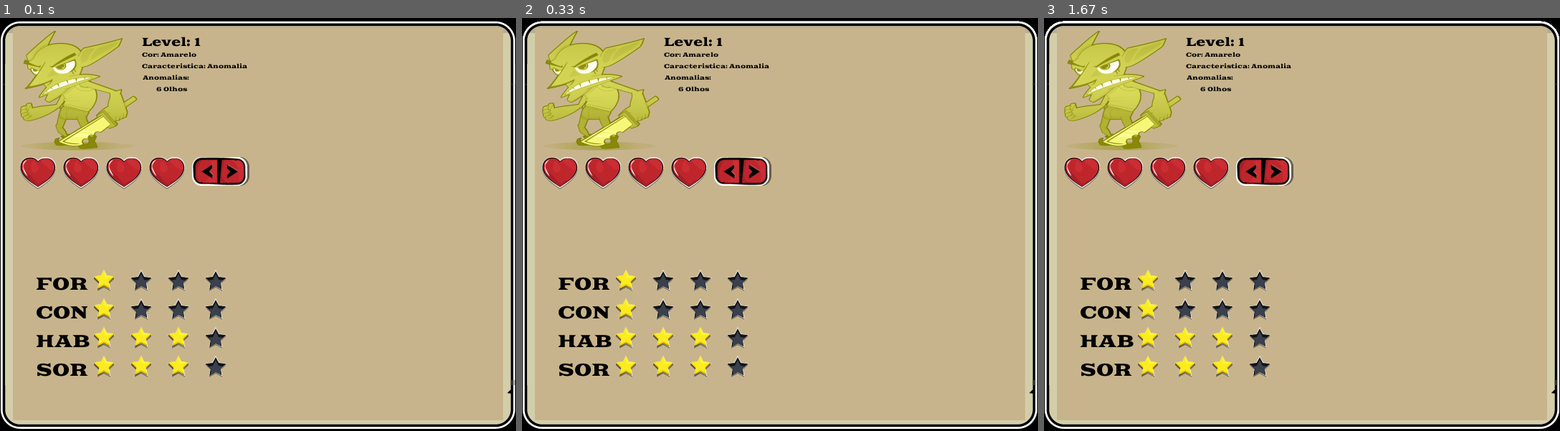
Above: before the commit, frames 1-3 (left to right).
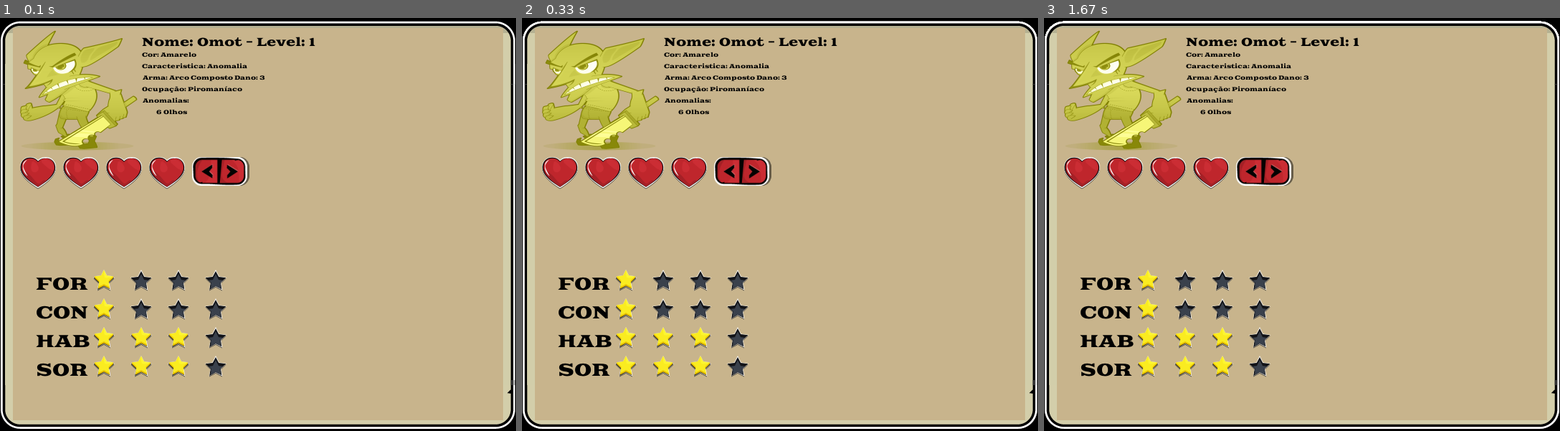
Above: after the commit, the same moments.

Repository: antomarsi/MalditosGoblinsPygame
Game: pygame game, started from main.py
The game is run twice, just before and just after one commit, with the same random seed, the same clock (stepped at 60 frames per second) and the same inputs.
Inputs:
- Up to frame 1 (0.1 s): no input
- Up to frame 2 (0.33 s): no input
- Up to frame 3 (1.67 s): no input

The runs differ from the first frame. In frame 1, 0.8% of the frame differs, in the area x 27-62%, y 4-24%; in frame 2, 0.8%; in frame 3, 0.8%.

Commit message:
Mais informacoes adicionadas a tela

Diff:
--- a/main.py
+++ b/main.py
@@ -147,16 +147,19 @@
         sprites.add(goblinsprite)
 
         #texts
-        text = FONT_MED.render('Level: '+str(goblin.nivel), True, (0,0,0))
+        text = FONT_MED.render('Nome: '+str(goblin.nome)+' - Level: '+str(goblin.nivel), True, (0,0,0))
         panel.blit(text, [180, 10])
 
         #cor
         panel.blit(FONT_SML.render('Cor: '+str(goblin.cor['nome']), True, (0, 0, 0)), [180, 32])
         panel.blit(FONT_SML.render('Caracteristica: '+str(goblin.caracteristica['nome']), True, (0, 0, 0)), [180, 48])
+        panel.blit(FONT_SML.render('Arma: '+str(goblin.equipamento[0].nome)+' Dano: '+str(goblin.equipamento[0].dano), True, (0, 0, 0)), [180, 64])
+        panel.blit(FONT_SML.render('Ocupação: '+str(goblin.ocupacao['nome']), True, (0, 0, 0)), [180, 80])
+
         if goblin.anomalia:
-            panel.blit(FONT_SML.render('Anomalias: ', True, (0, 0, 0)), [180, 64])
+            panel.blit(FONT_SML.render('Anomalias: ', True, (0, 0, 0)), [180, 96])
             for index, anomalia in enumerate(goblin.anomalia):
-                panel.blit(FONT_SML.render(anomalia, True, (0,0,0)), [200, 80+(10*index)])
+                panel.blit(FONT_SML.render(anomalia, True, (0,0,0)), [200, 112+(10*index)])
         #lives
         hearth_full = pygame.transform.smoothscale(SPRITE['HEART'][1], [50, 50])
         hearth_empty = pygame.transform.smoothscale(SPRITE['HEART'][0], [50, 50])
